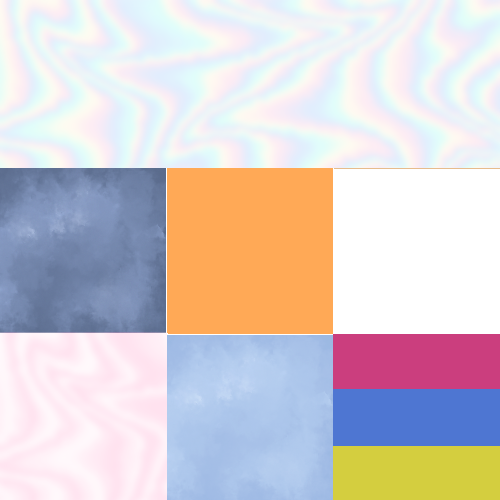
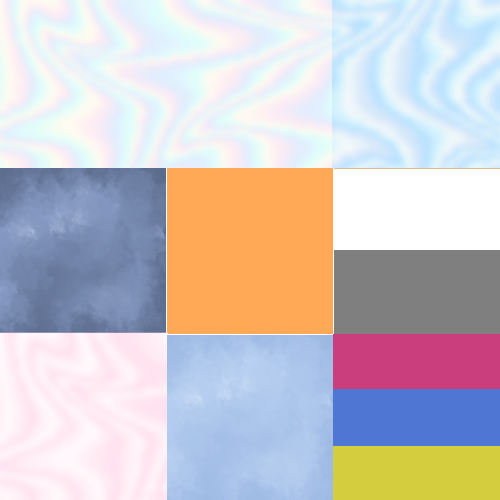
Before/after of a 500 × 500 layered artwork. What changed in the layer stack:
added layer "Capa 18" (color, 80%) in group "Tilemap/Lobby" over [332, 0, 500, 168]
added layer "Capa 19" (60%) in group "Tilemap/Lobby" over [332, 0, 500, 168]
painted on "Capa 11" (1st of 2, in "Tilemap/Lobby") over [332, 0, 500, 168]
added layer "Capa 20" (50%) in group "Tilemap/Lobby" over [334, 250, 500, 334]
